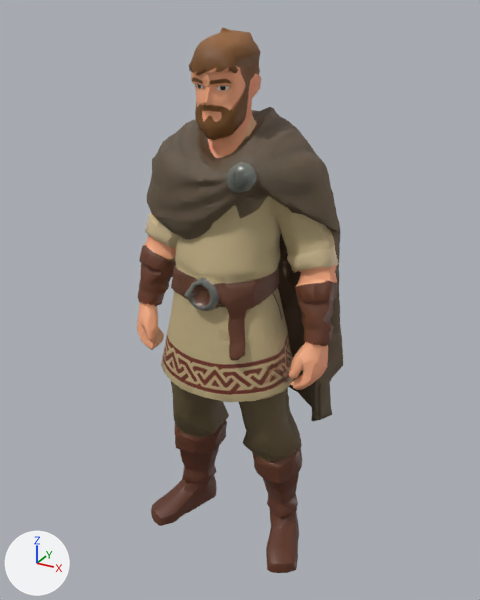
Before and after pictures for a commit that changed the glTF model assets/models/characters/studio-high/ElderSeer.glb.
One viewpoint serves both versions: a 50 mm camera at (1.067, -1.908, 1.005) aimed at (0.009, 0.017, 0.043). The axes (+X, +Y, +Z) are drawn at lower left. The lights are the same throughout. The older version comes first.
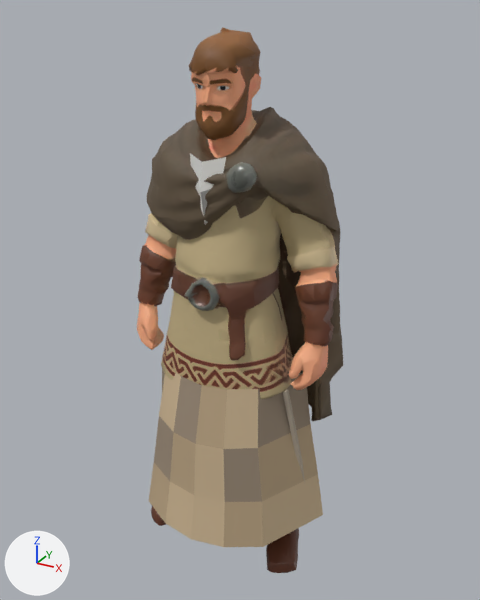
What differs and where, as boxes [x1, y1, x2, y2] in the pictures (480 x 600 px):
'Accessory_ElderSeer_WalkRoot', added: after [149, 355, 323, 547]
    faces in mat_accessory_garment_light (beige #cab390): [159, 372, 323, 547]
    faces in mat_accessory_garment (beige #b8a281): [149, 386, 318, 547]
    faces in mat_accessory_garment_dark (brown #998976): [154, 372, 310, 502]
    faces in mat_accessory_fur_light (beige #ada290): [162, 355, 305, 482]
'Accessory_ElderSeer_Head', added: after [190, 153, 226, 225]
    faces in mat_accessory_hair_light (white #eae8e3): [195, 157, 226, 223]
    faces in mat_accessory_hair (light grey #d8d8d4): [190, 153, 202, 191]

The change, as a list of edits to the scene's bpy script:
```text
Add mat_accessory_garment:
    mat_accessory_garment = principled_material('Accessory garment')
    mat_accessory_garment.base_color = (0.48, 0.36, 0.22)  # beige #b8a281
    mat_accessory_garment.roughness = 0.8
Add mat_accessory_garment_light:
    mat_accessory_garment_light = principled_material('Accessory garment_light')
    mat_accessory_garment_light.base_color = (0.59, 0.45, 0.28)  # beige #cab390
    mat_accessory_garment_light.roughness = 0.8
Add mat_accessory_fur_light:
    mat_accessory_fur_light = principled_material('Accessory fur_light')
    mat_accessory_fur_light.base_color = (0.42, 0.36, 0.28)  # beige #ada290
    mat_accessory_fur_light.roughness = 0.8
Add mat_accessory_garment_dark:
    mat_accessory_garment_dark = principled_material('Accessory garment_dark')
    mat_accessory_garment_dark.base_color = (0.32, 0.25, 0.18)  # brown #998976
    mat_accessory_garment_dark.roughness = 0.8
Add mat_accessory_hair:
    mat_accessory_hair = principled_material('Accessory hair')
    mat_accessory_hair.base_color = (0.69, 0.69, 0.66)  # light grey #d8d8d4
    mat_accessory_hair.roughness = 0.8
Add mat_accessory_hair_dark:
    mat_accessory_hair_dark = principled_material('Accessory hair_dark')
    mat_accessory_hair_dark.base_color = (0.49, 0.48, 0.46)  # grey #bab8b5
    mat_accessory_hair_dark.roughness = 0.8
Add mat_accessory_hair_light:
    mat_accessory_hair_light = principled_material('Accessory hair_light')
    mat_accessory_hair_light.base_color = (0.82, 0.81, 0.77)  # white #eae8e3
    mat_accessory_hair_light.roughness = 0.8
Add me_elderseer_walkroot_accessories:
    me_elderseer_walkroot_accessories.from_pydata(...)  # 72 vertices, 112 faces; spans x -0.38..0.38, y -0.34..0.32, z -0.78..-0.168
    # faces by material slot: [24, 28, 20, 40]
    me_elderseer_walkroot_accessories.materials.append(mat_accessory_garment)  # beige #b8a281
    me_elderseer_walkroot_accessories.materials.append(mat_accessory_garment_light)  # beige #cab390
    me_elderseer_walkroot_accessories.materials.append(mat_accessory_garment_dark)  # brown #998976
    me_elderseer_walkroot_accessories.materials.append(mat_accessory_fur_light)  # beige #ada290
Add me_elderseer_head_accessories:
    me_elderseer_head_accessories.from_pydata([(-0.065, -0.17, -0.035), (-0.052, -0.185, -0.12), (0.0, -0.218, -0.14), (0.0, -0.205, -0.05), (0.052, -0.185, -0.12), (0.065, -0.17, -0.035), (-0.009, -0.18, -0.24), (0.0, -0.195, -0.25), (0.009, -0.18, -0.24)], [], [(0, 1, 2), (0, 2, 3), (3, 2, 4), (3, 4, 5), (1, 6, 7), (1, 7, 2), (2, 7, 8), (2, 8, 4)])
    for i in [*range(2, 6)]: me_elderseer_head_accessories.polygons[i].material_index = 1
    for i in [6, 7]: me_elderseer_head_accessories.polygons[i].material_index = 2
    me_elderseer_head_accessories.materials.append(mat_accessory_hair)  # light grey #d8d8d4
    me_elderseer_head_accessories.materials.append(mat_accessory_hair_light)  # white #eae8e3
    me_elderseer_head_accessories.materials.append(mat_accessory_hair_dark)  # grey #bab8b5
Add ob_accessory_elderseer_walkroot:
    ob_accessory_elderseer_walkroot = bpy.data.objects.new('Accessory_ElderSeer_WalkRoot', me_elderseer_walkroot_accessories)
    ob_accessory_elderseer_walkroot.location = (0.0, 0.0, 0.0)
Add ob_accessory_elderseer_head:
    ob_accessory_elderseer_head = bpy.data.objects.new('Accessory_ElderSeer_Head', me_elderseer_head_accessories)
    ob_accessory_elderseer_head.location = (0.0, 0.0, 0.63)
```
